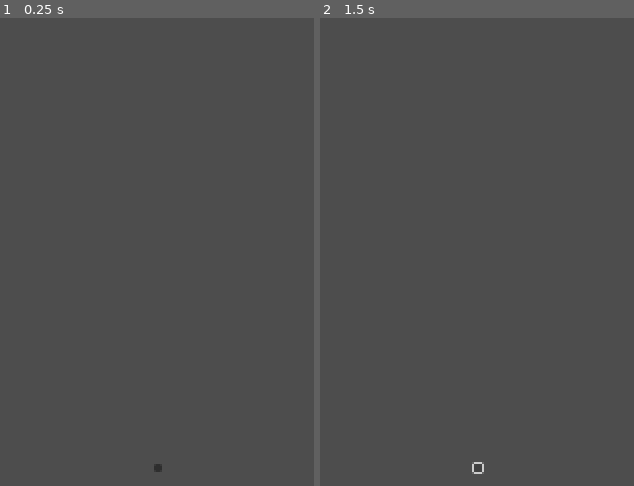
Above: before the commit, frames 1-2 (left to right).
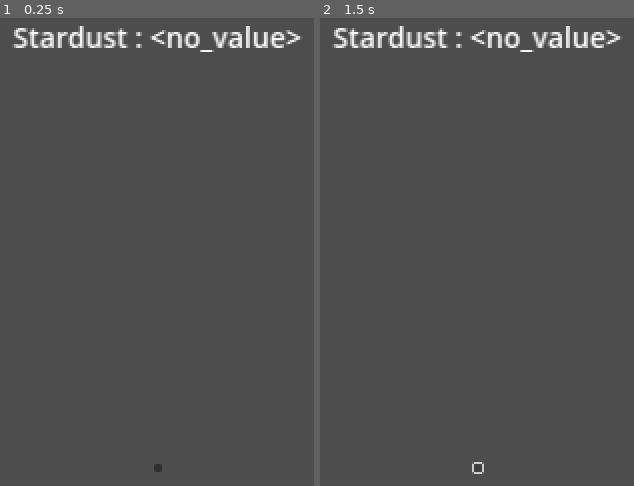
Above: after the commit, the same moments.

Repository: allanjchiang/project_stardust
Game: Godot game, scene res://scenes/prototypes/generator/prototype_generator.tscn
Two runs of this game, one before a commit and one after it. Both use one fixed random seed, a clock stepped at 60 frames per second and the inputs below. The project has no main scene, so this scene is started directly.
Inputs (mouse positions are in pixels of both pictures, inside the frame that each line leads up to):
- Up to frame 1 (0.25 s): no input
- Up to frame 2 (1.5 s): click (477, 467) at 0.5 s; click (477, 467) at 1.25 s

The runs differ from the first frame. In frame 1, 1.9% of the frame differs, in the area x 3-97%, y 1-8%; in frame 2, 1.9%.

Commit message:
Center label horizontally and vertically and make type header_large

Diff:
--- a/scenes/prototypes/generator/prototype_generator.tscn
+++ b/scenes/prototypes/generator/prototype_generator.tscn
@@ -28,3 +28,7 @@
 anchor_right = 1.0
 offset_bottom = 23.0
 grow_horizontal = 2
+theme_type_variation = &"HeaderLarge"
+text = "Stardust : <no_value>"
+horizontal_alignment = 1
+vertical_alignment = 1
